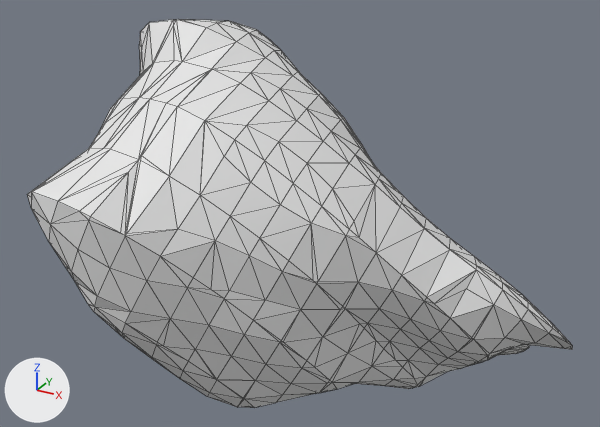
Before and after pictures for a commit that changed the OBJ model src/wormguides/model/obj_files/ABplpaappaa_t286.obj.
Both versions are drawn from a 50 mm camera at (303.7, -157.4, 332.4) aimed at (276.7, -108.5, 307.9). Every picture has the same lights, and +X, +Y and +Z are marked at lower left. Mesh edges are drawn as thin lines. Where no turn or scale is listed for an object, it has been applied to the vertices. Vertices at the same position are counted once.

Objects in the first picture: 'ABplpaappaa_t286'.
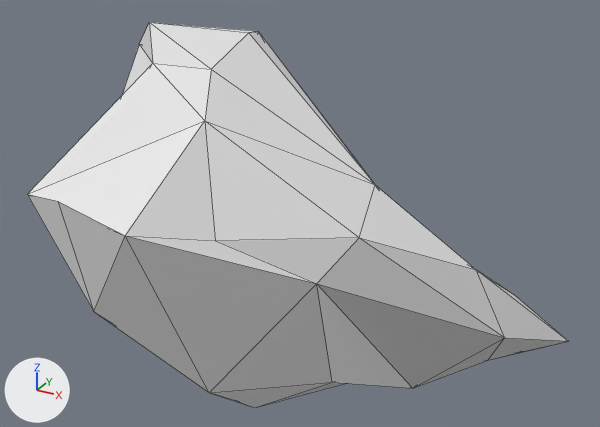
Pixel boxes [x1, y1, x2, y2] of what changed, in the pictures (600 x 427 px):
'ABplpaappaa_t286', reshaped
    before: [27, 19, 573, 408]
    after: [27, 22, 568, 407]
part 1 of me_abplpaappaa_t286, deleted
    before: [27, 19, 573, 408]

Edits to the bpy script that builds the scene:
```text
Change me_abplpaappaa_t286:
    used by ob_abplpaappaa_t286; location = (0.0, 0.0, 0.0)
    remove me_abplpaappaa_t286.from_pydata(...)  # 584 vertices, 1164 faces; spans x 260.8..296.4, y -124.0..-92.7, z 291.0..321.2
    add me_abplpaappaa_t286.from_pydata(...)  # 45 vertices, 86 faces; spans x 261.1..296.3, y -124.0..-92.7, z 291.1..320.6
    me_abplpaappaa_t286 part 1: 539 vertices removed from x 260.8..296.4, y -124.0..-92.7, z 291.0..321.2
```
